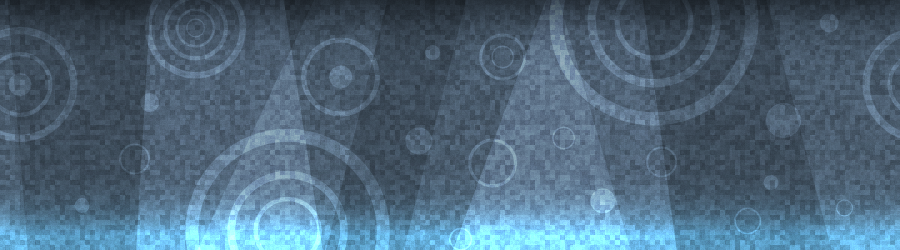
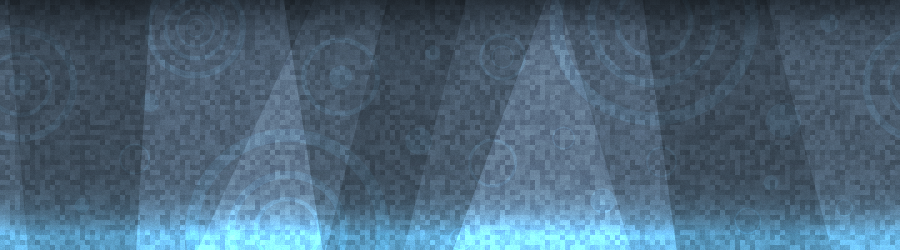
Comparing the layer stacks of the two w=900, h=250 images. Changes:
"header-circles": opacity 30% → 100%, blend overlay → color dodge over [0, 0, 900, 250]
"New Pixels": opacity 70% → 20% over [0, 1, 900, 250]
